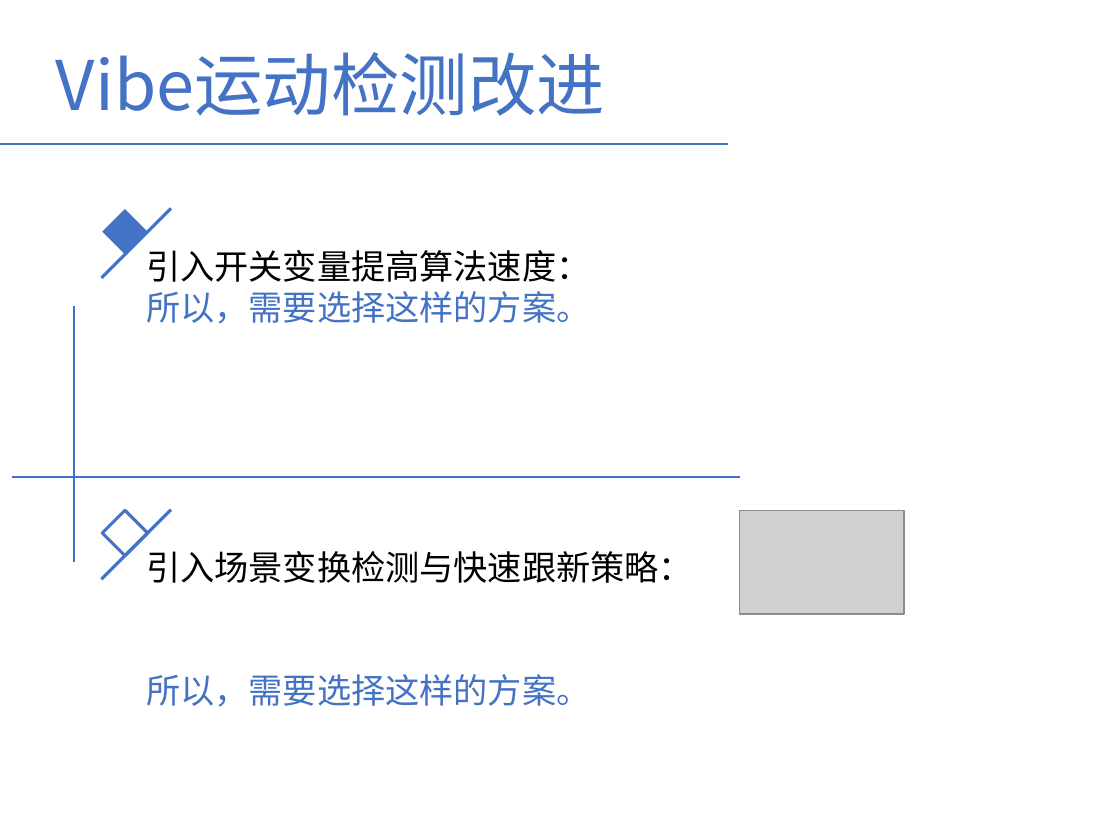
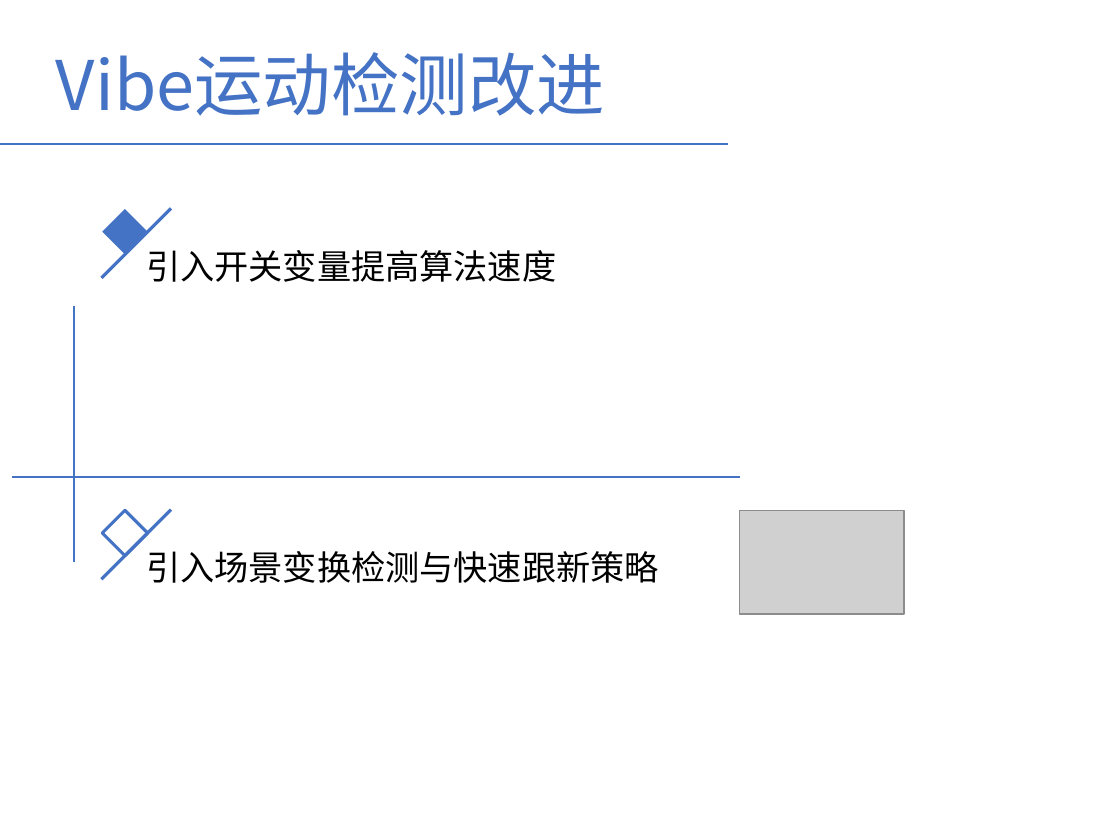
Before and after one commit to LauraCaiMin/JavaCode, a slide deck: slide 19 of 基于视频分析的森林烟火识别算法研究-蔡敏.pptx. Drawn at 1120x840 pixels with LibreOffice and Linux fonts; fonts in the diff are those of the drawing; grey boxes stand for pictures. Boxes give left, top, right and bottom in pixels: in the first picture for what was removed or moved away, otherwise in the second. Text is boxed around its words. In the diff, an @@ line names an element or a change of style, - is before the commit and + after.

```diff
--- a/基于视频分析的森林烟火识别算法研究-蔡敏.pptx
+++ b/基于视频分析的森林烟火识别算法研究-蔡敏.pptx
@@ text at (146, 250, 556, 282): text changed @@
-引入开关变量提高算法速度：
-所以，需要选择这样的方案。
+引入开关变量提高算法速度
@@ text at (146, 551, 658, 583): text changed @@
-引入场景变换检测与快速跟新策略：
-所以，需要选择这样的方案。
+引入场景变换检测与快速跟新策略
```
Also in this commit, not shown: 3 other slides changed.
